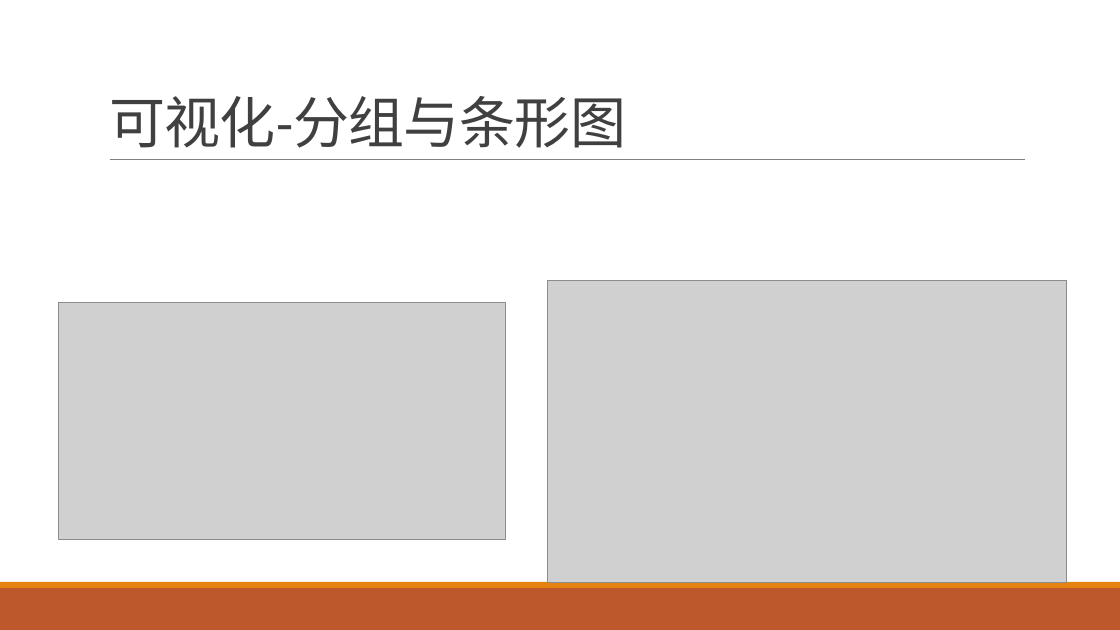
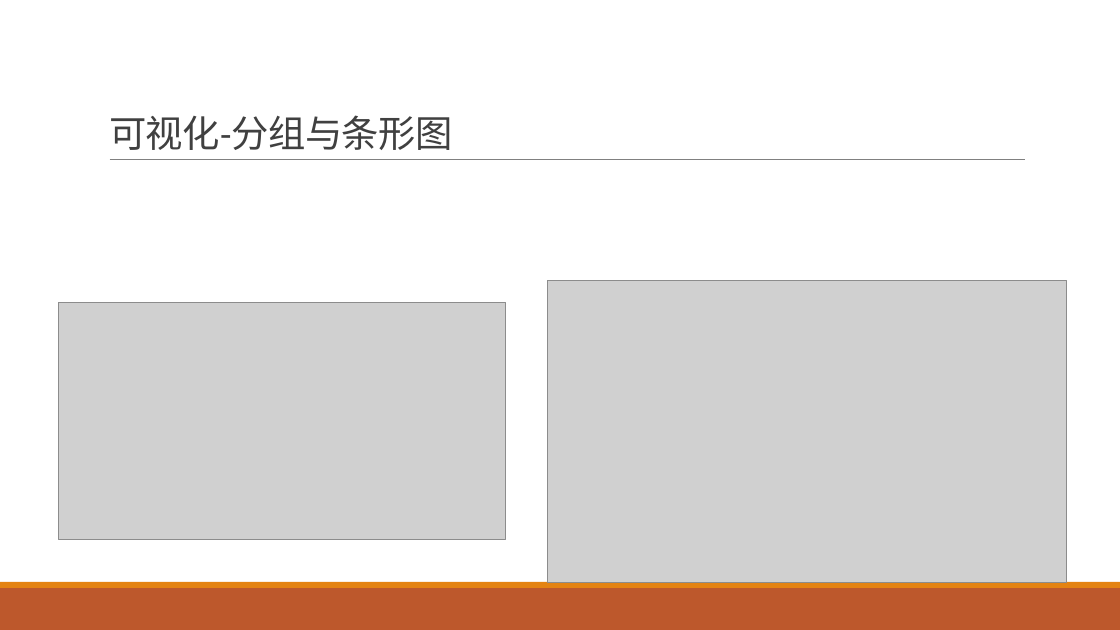
Before and after one commit to exoplanetX/DataAnalytics, a slide deck: slide 12 of 数据分析-3-探索性分析.pptx. Drawn at 1120x630 pixels with LibreOffice and Linux fonts; fonts in the diff are those of the drawing; grey boxes stand for pictures. Boxes give left, top, right and bottom in pixels: in the first picture for what was removed or moved away, otherwise in the second. Text is boxed around its words. In the diff, an @@ line names an element or a change of style, - is before the commit and + after.

```diff
--- a/数据分析-3-探索性分析.pptx
+++ b/数据分析-3-探索性分析.pptx
@@ title "可视化-分组与条形图" at (x1=109, y1=115, x2=453, y2=150): size 48 to 32 pt @@
```
Also in this commit, not shown: 1 other slide changed, 1 slide added.
